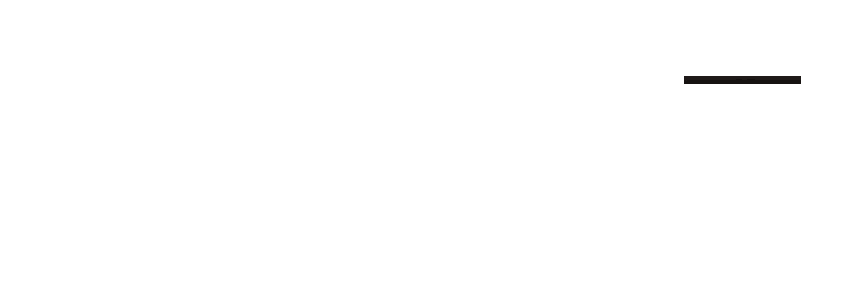
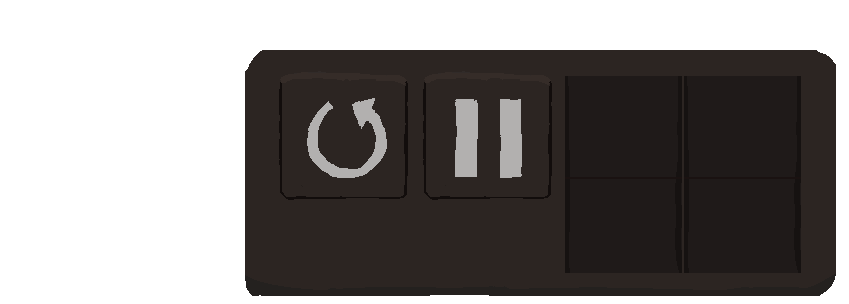
Layer changes from the first 849px x 304px image to the second:
hid "split-flap-anim" over left=640, top=64, right=832, bottom=128